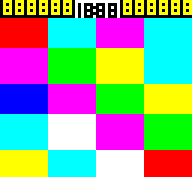
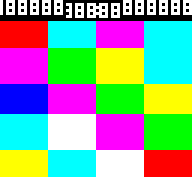
Layers edited between the first and the second 192px x 177px image:
added layer "dense foreground" above "alt foreground" over (0, 0, 192, 21)
added layer "alt foreground" above "foreground" over (0, 0, 192, 18)
